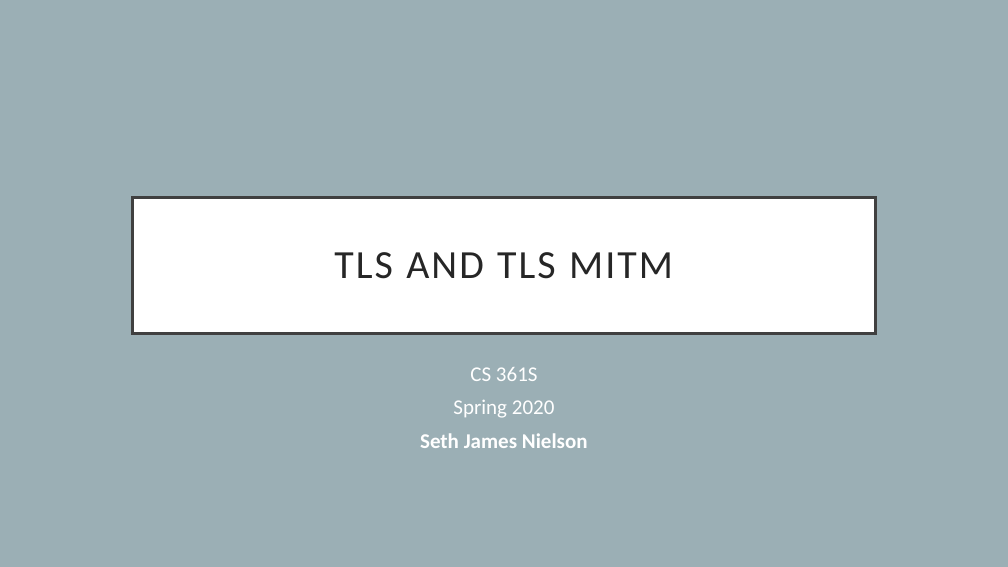
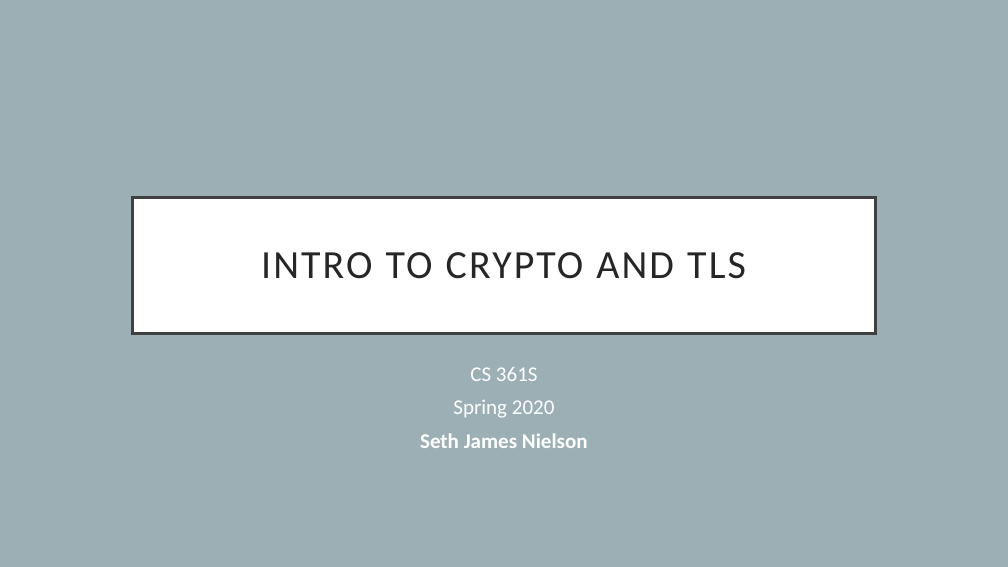
Before and after one commit to CrimsonVista/UTAustin-Courses, a slide deck: slide 1 of 2020sp_cs316s/lectures/13 TLS and TLS MITM.pptx. Drawn at 1008x567 pixels with LibreOffice and Linux fonts; fonts in the diff are those of the drawing. Boxes give left, top, right and bottom in pixels: in the first picture for what was removed or moved away, otherwise in the second. Text is boxed around its words. In the diff, an @@ line names an element or a change of style, - is before the commit and + after.

Commit message:
Updates to slides for intro to TLS

```diff
--- a/2020sp_cs316s/lectures/13 TLS and TLS MITM.pptx
+++ b/2020sp_cs316s/lectures/13 TLS and TLS MITM.pptx
@@ title at box(261, 252, 746, 279): text changed @@
-TLS AND TLS MITM
+INTRO TO CRYPTO AND TLS
```
Also in this commit, not shown: 2 other slides changed, 1 other file.
